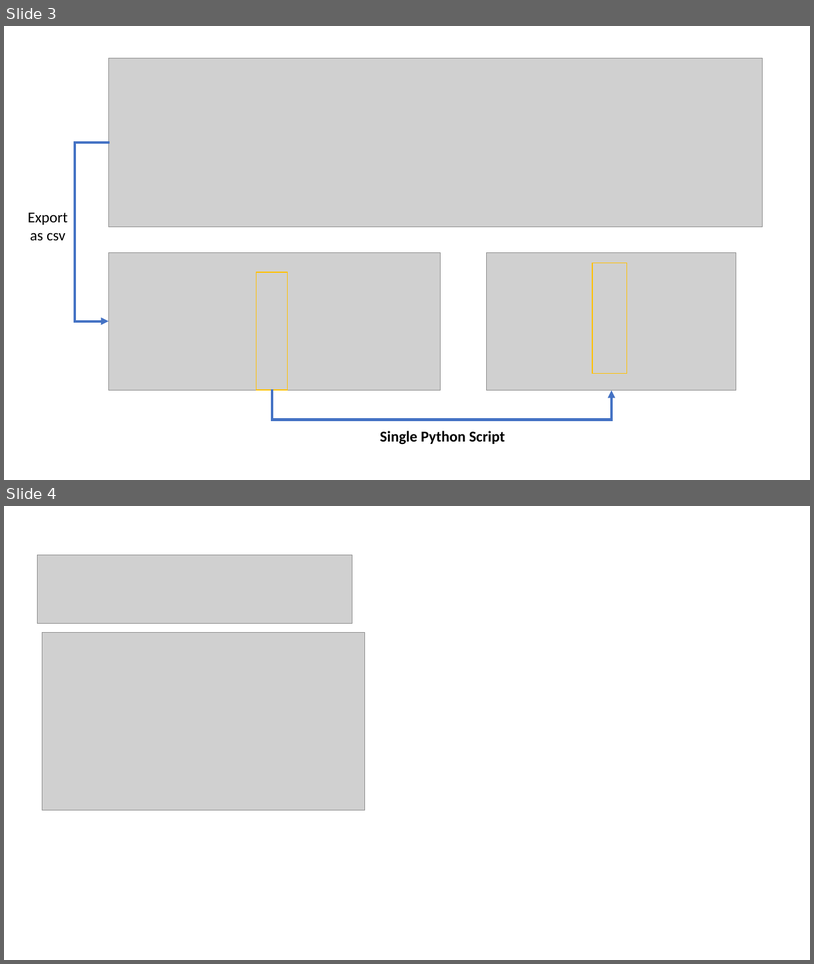
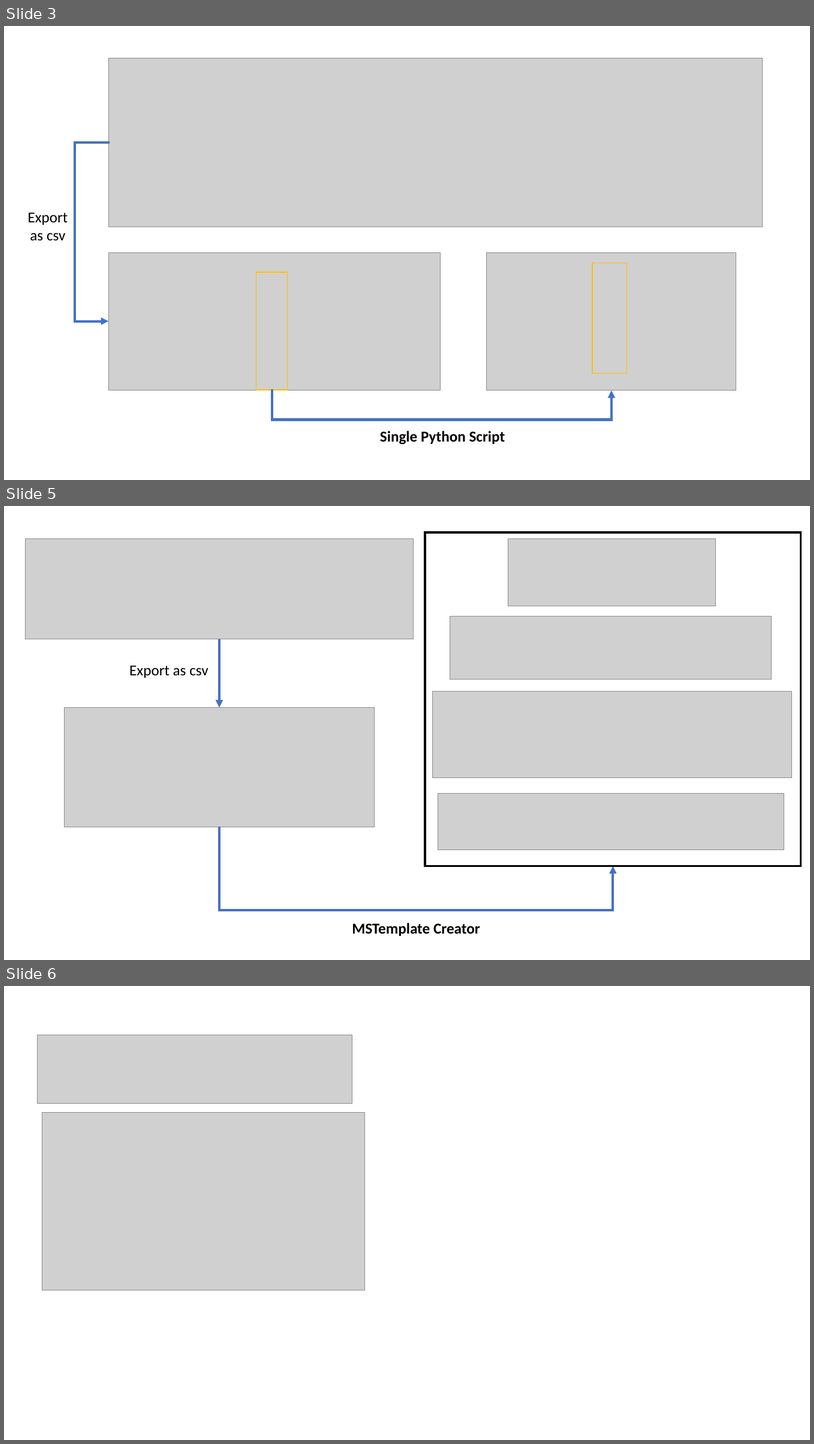
Before and after one commit to JauntyJJS/PyDataGlobal2021Talk, a slide deck: ImagesForSlides.pptx. Shown one above the other, each under a label of ours: slides 3 and 4 before the commit, slides 3, 5 and 6 after it; the slides between them are not shown. The pictures are 814x964 and 814x1444 pixels, drawn with LibreOffice and Linux fonts; fonts in the diff are those of the drawing; grey boxes stand for pictures. Boxes give left, top, right and bottom in pixels: in the first picture for what was removed or moved away, otherwise in the second. Text is boxed around its words. In the diff, an @@ line names an element or a change of style, - is before the commit and + after.

```diff
--- a/ImagesForSlides.pptx
+++ b/ImagesForSlides.pptx
@@ slide 5 added at [4, 506, 810, 960], background #FFFFFF @@
@@ group added at [25, 532, 802, 936]: 6 pictures, 2 texts, 1 elbow arrow, 1 rectangle, 1 arrow @@
+Export as csv
+MSTemplate Creator
@@ what was slide 4 is now slide 6 @@
```
Also in this commit, not shown: 1 other slide added, 2 other files.
